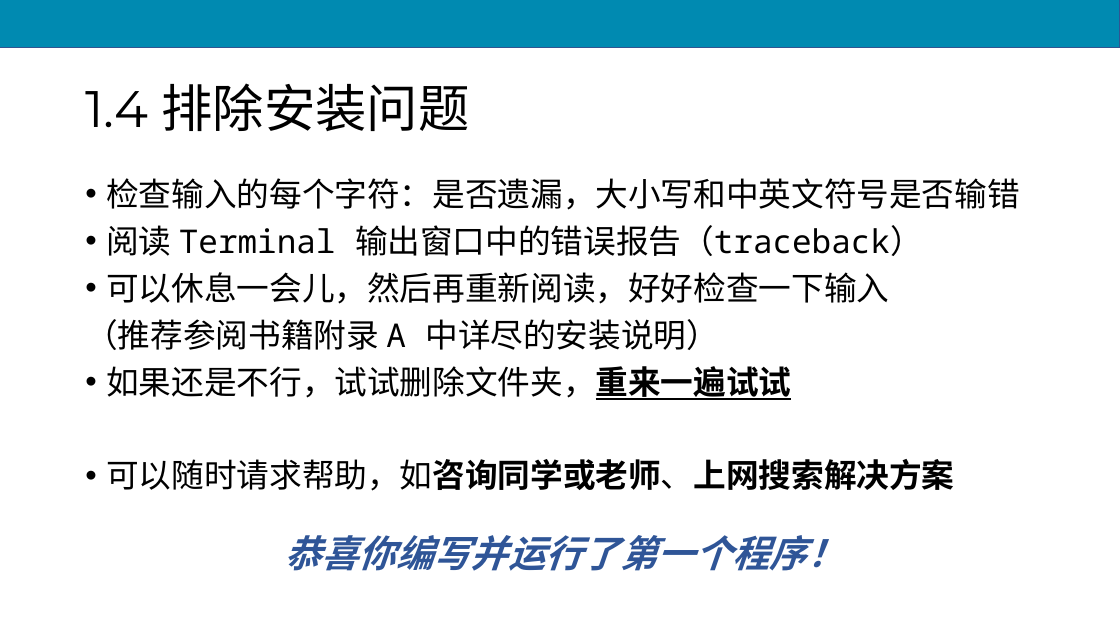
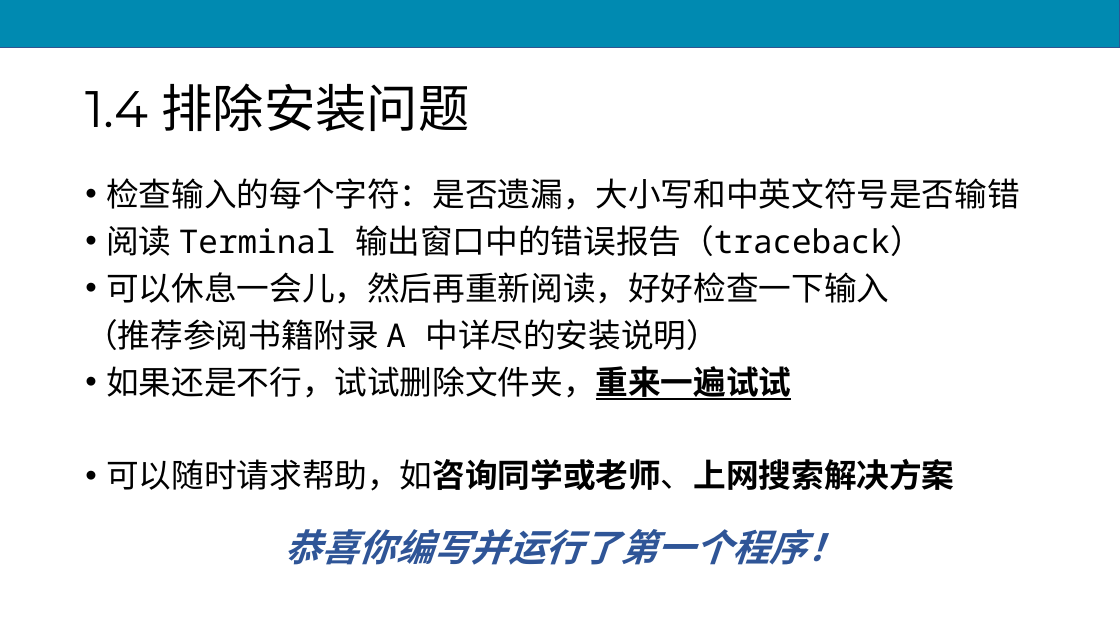
Before and after one commit to scruel/pcc_3e_slides, a slide deck: slide 22 of PPT/python1.pptx. Drawn at 1120x630 pixels with LibreOffice and Linux fonts; fonts in the diff are those of the drawing. Boxes give left, top, right and bottom in pixels: in the first picture for what was removed or moved away, otherwise in the second. Text is boxed around its words. In the diff, an @@ line names an element or a change of style, - is before the commit and + after.

```diff
--- a/PPT/python1.pptx
+++ b/PPT/python1.pptx
@@ text "恭喜你编写并运行了第一个程序！": place and size @@
-text "恭喜你编写并运行了第一个程序！" at (284,535,844,571)
+text "恭喜你编写并运行了第一个程序！" at (284,529,844,565)
```
Also in this commit, not shown: 5 other slides changed, 1 other file.
